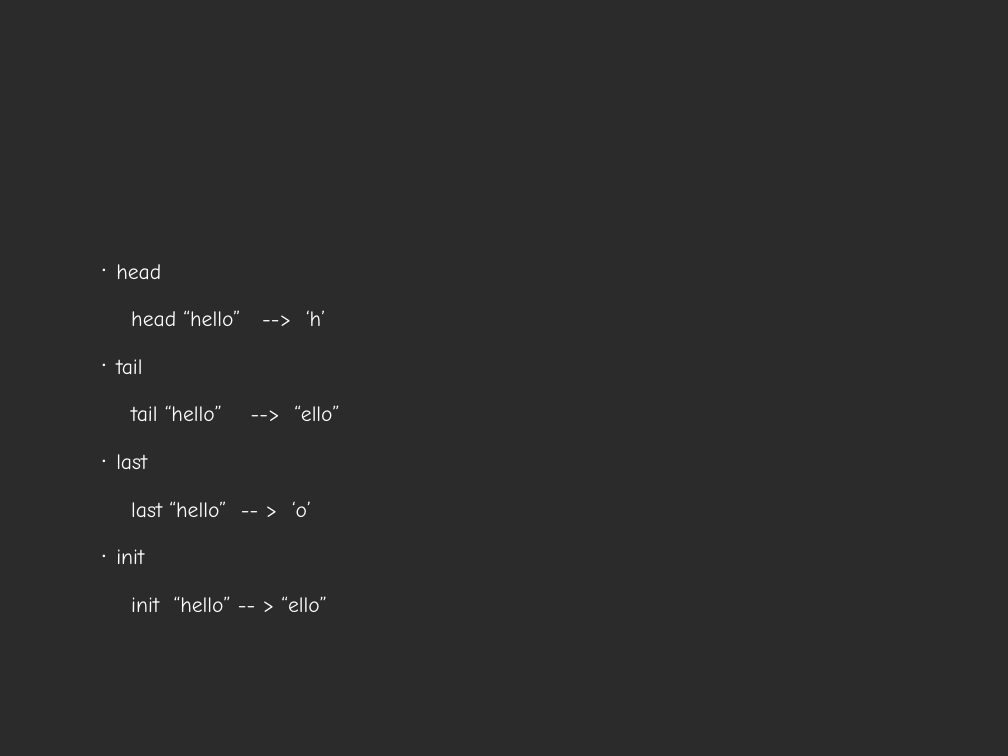
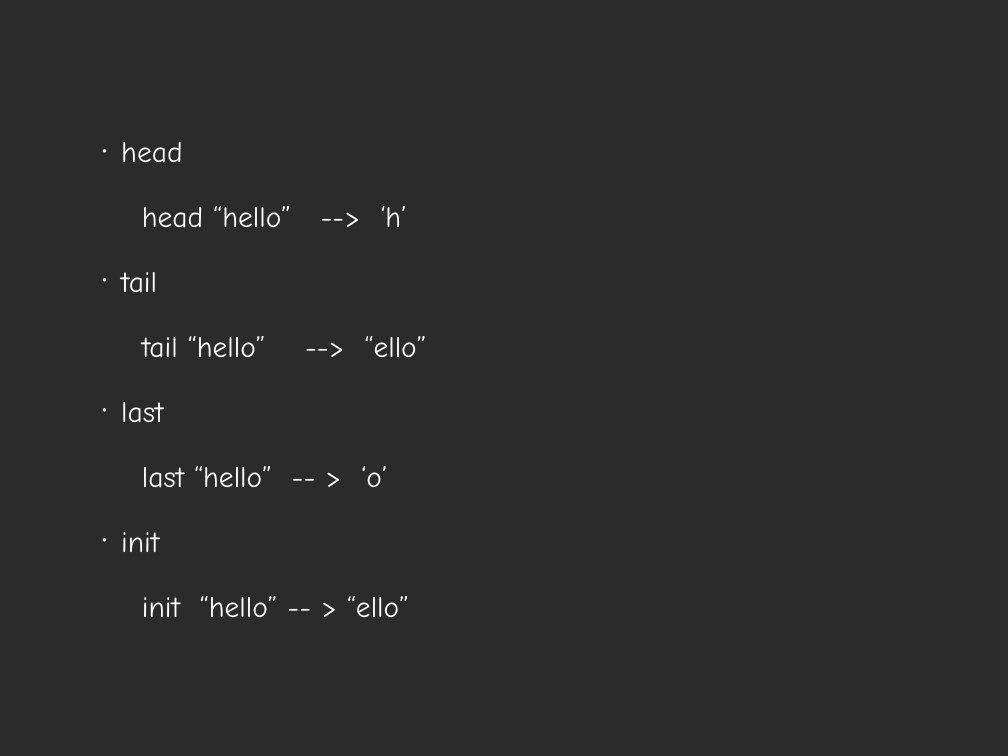
Before and after one commit to zhizhuwang/codekata, a slide deck: slide 14 of haskell/Haskell Basics.ppt (slide 13 before the commit). Drawn at 1008x756 pixels with LibreOffice and Linux fonts; fonts in the diff are those of the drawing; background and template pictures are left out; a plain dark background stands for a picture behind light text. Boxes give left, top, right and bottom in pixels: in the first picture for what was removed or moved away, otherwise in the second. Text is boxed around its words. In the diff, an @@ line names an element or a change of style, - is before the commit and + after.

```diff
--- a/haskell/Haskell Basics.ppt
+++ b/haskell/Haskell Basics.ppt
@@ text "head": place and size @@
-text "head" at (116, 264, 339, 612)
+text "head" at (121, 142, 426, 617)
@@ text "head" at (121, 142, 426, 617): size 22 to 30 pt; indent changed; more space between paragraphs @@
```
Also in this commit, not shown: 9 other slides changed, 1 slide added, 33 other files.
